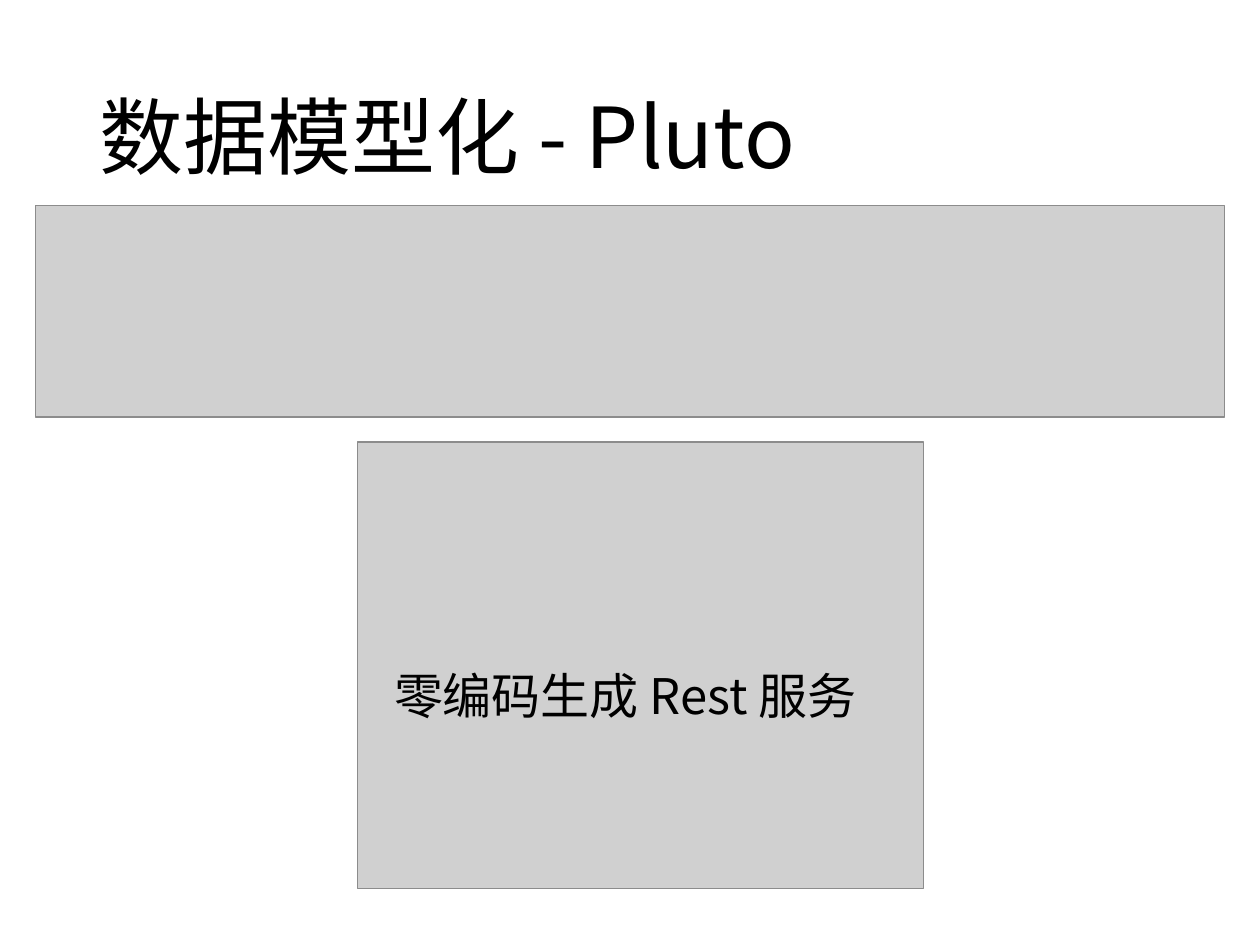
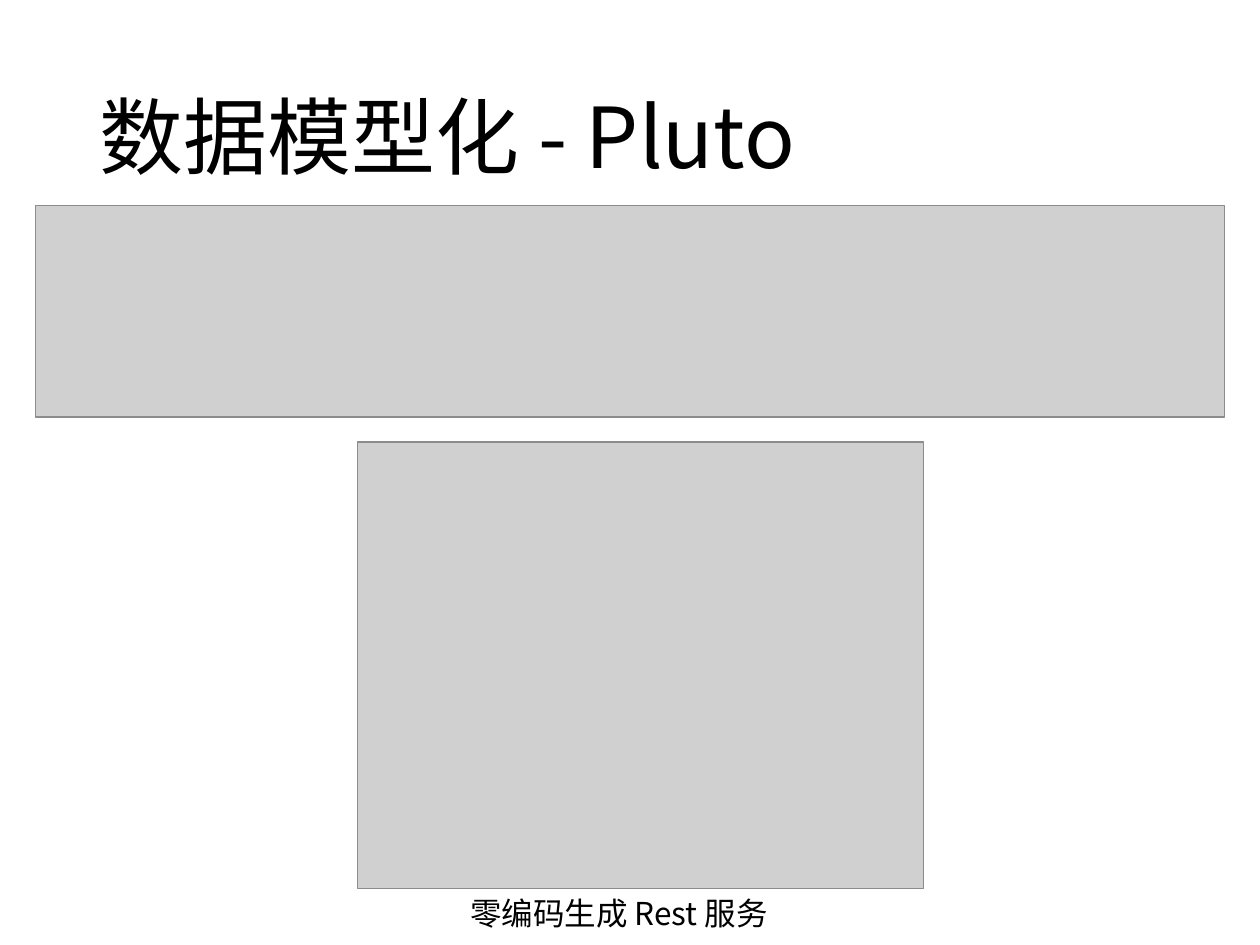
Before and after one commit to yibit/jigsaw, a slide deck: slide 20 of 让任何人迅速成为大前端开发者.pptx. Drawn at 1260x945 pixels with LibreOffice and Linux fonts; fonts in the diff are those of the drawing; grey boxes stand for pictures. Boxes give left, top, right and bottom in pixels: in the first picture for what was removed or moved away, otherwise in the second. Text is boxed around its words. In the diff, an @@ line names an element or a change of style, - is before the commit and + after.

```diff
--- a/让任何人迅速成为大前端开发者.pptx
+++ b/让任何人迅速成为大前端开发者.pptx
@@ text "零编码生成 Rest 服务": place and size @@
-text "零编码生成 Rest 服务" at bbox=[394, 672, 857, 718]
+text "零编码生成 Rest 服务" at bbox=[470, 898, 768, 928]
@@ text "零编码生成 Rest 服务" at bbox=[470, 898, 768, 928]: size 28 to 18 pt @@
```
Also in this commit, not shown: 15 other slides changed, 21 slides added.
